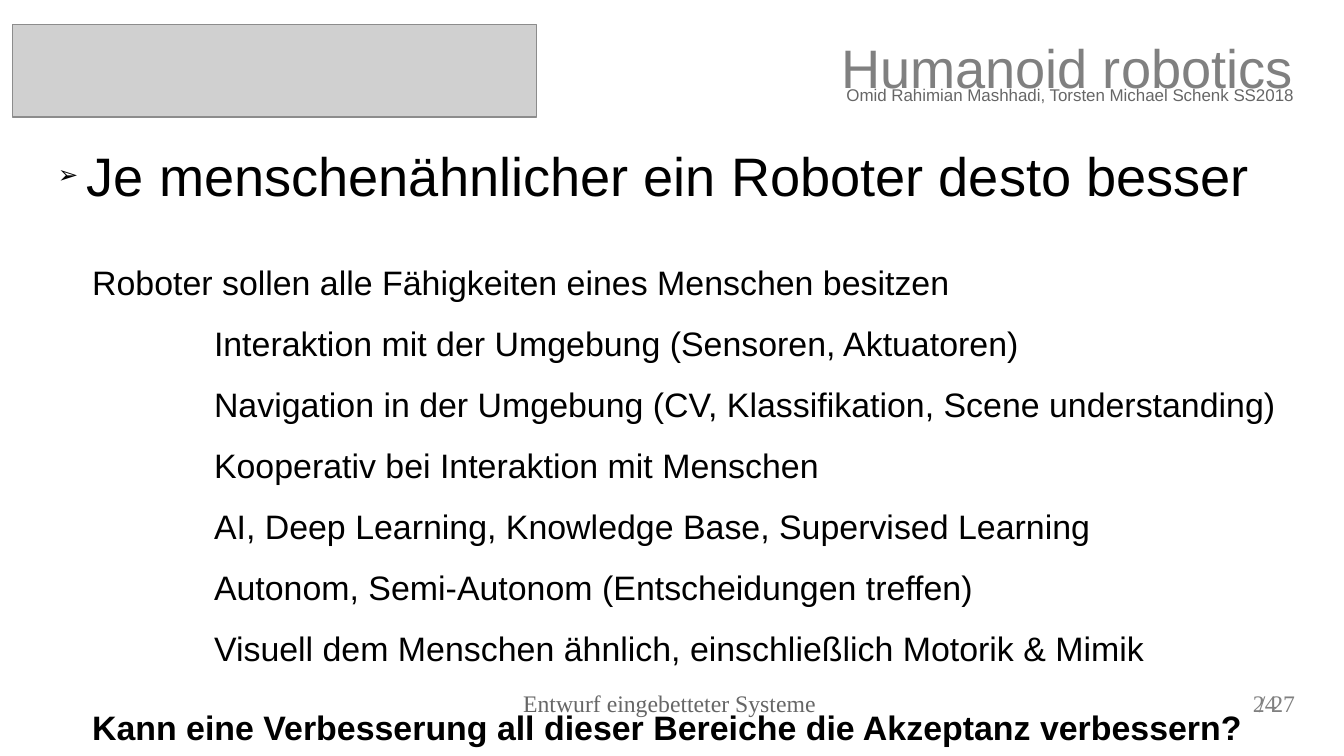
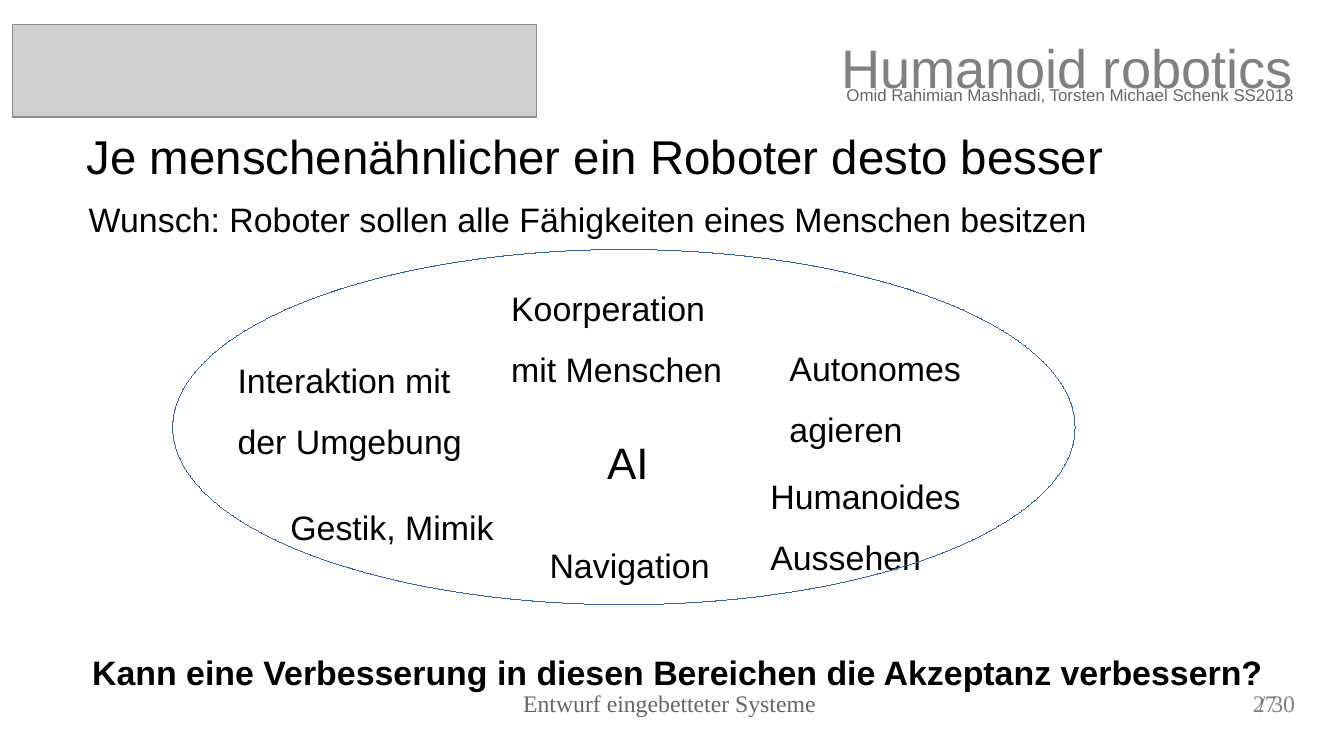
Before and after one commit to torstenschenk/beuth-avatar-ss2018, a slide deck: slide 27 of Presentation/HumanoidRobotic.odp (slide 24 before the commit). Drawn at 1344x756 pixels with LibreOffice and Linux fonts; fonts in the diff are those of the drawing; grey boxes stand for pictures. Boxes give left, top, right and bottom in pixels: in the first picture for what was removed or moved away, otherwise in the second. Text is boxed around its words. In the diff, an @@ line names an element or a change of style, - is before the commit and + after.

```diff
--- a/Presentation/HumanoidRobotic.odp
+++ b/Presentation/HumanoidRobotic.odp
@@ subtitle "Je menschenähnlicher ein Roboter desto ...": place and size @@
-subtitle "Je menschenähnlicher ein Roboter desto ..." at bbox=[87, 156, 1249, 197]
+subtitle "Je menschenähnlicher ein Roboter desto ..." at bbox=[87, 139, 1103, 175]
@@ subtitle "Je menschenähnlicher ein Roboter desto ..." at bbox=[87, 139, 1103, 175]: size 32 to 28 pt; bullet ➢ to none @@
@@ text added at bbox=[89, 207, 1086, 239], 20 pt, text #000000 @@
+Wunsch: Roboter sollen alle Fähigkeiten eines Menschen besitzen
@@ ellipse added at bbox=[173, 250, 1076, 605], outline #3465A4 0 pt @@
@@ text removed at bbox=[92, 270, 1275, 747] @@
-Roboter sollen alle Fähigkeiten eines Menschen besitzen
-Interaktion mit der Umgebung (Sensoren, Aktuatoren)
-Navigation in der Umgebung (CV, Klassifikation, Scene understanding)
-Kooperativ bei Interaktion mit Menschen
-AI, Deep Learning, Knowledge Base, Supervised Learning
-Autonom, Semi-Autonom (Entscheidungen treffen)
-Visuell dem Menschen ähnlich, einschließlich Motorik & Mimik
-Kann eine Verbesserung all dieser Bereiche die Akzeptanz verbessern?
@@ text added at bbox=[511, 296, 722, 383], 20 pt, text #000000 @@
+Koorperation mit Menschen
@@ text added at bbox=[789, 357, 960, 449], 20 pt, text #000000 @@
+Autonomes
+agieren
@@ text added at bbox=[238, 368, 462, 461], 20 pt, text #000000 @@
+Interaktion mit
+der Umgebung
@@ text added at bbox=[607, 448, 649, 479], 26 pt, text #000000 @@
+AI
@@ text added at bbox=[770, 484, 960, 576], 20 pt, text #000000 @@
+Humanoides Aussehen
@@ text added at bbox=[290, 515, 494, 545], 20 pt, text #000000 @@
+Gestik, Mimik
@@ text added at bbox=[550, 553, 710, 585], 20 pt, text #000000 @@
+Navigation
@@ text added at bbox=[92, 660, 1263, 692], 20 pt, text #000000, bold @@
+Kann eine Verbesserung in diesen Bereichen die Akzeptanz verbessern?
@@ page number at bbox=[1253, 696, 1277, 712]: text changed @@
-/ 27
+27
@@ page number removed at bbox=[1253, 696, 1277, 712] @@
-24
@@ text added at bbox=[1271, 696, 1295, 712], 14 pt, text #808080 @@
+/ 30
```
Also in this commit, not shown: 23 other slides changed, 5 slides added, 2 slides removed, 12 other files.
